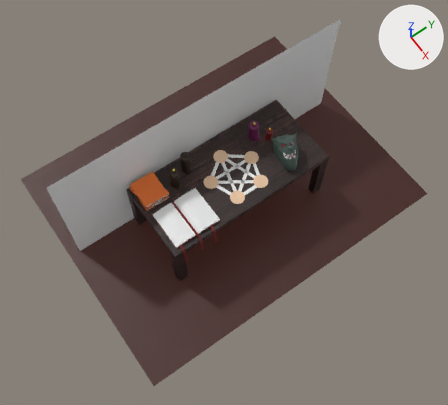
What one commit did to the Blender file Assets/Models/Tisch-Scene.blend.
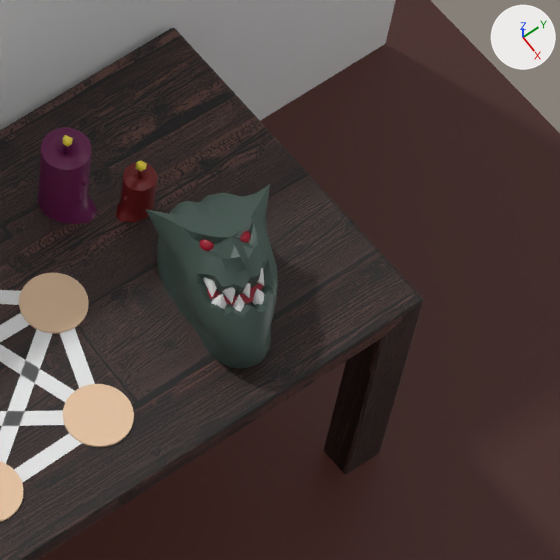
Each version is shown whole from a 50 mm lens placed at (12.03, -9.07, 26.31), pointed at (0.68, -0.99, -1.05), then close up on the part from 54% to 80% of the width and 23% to 52% of the height. Every picture has the same lights, and +X, +Y and +Z are marked at upper right.

Objects in the first close-up: 'Boden', 'Eyeball', 'Eyeball.001', 'Fläche', 'Gargoyle', 'Kerze Lila', 'Kerze Rot', 'Kreide.001', 'Kreide.005', 'Kreide.009', 'Mouth', 'Runeplate 3', 'Runeplate 5', 'Runplate 4', 'Tisch', 'Zahn1', 'Zahn2', 'Zahn3', 'Zahn4', 'Zahn5', 'Zahn6', 'Zahn7'.
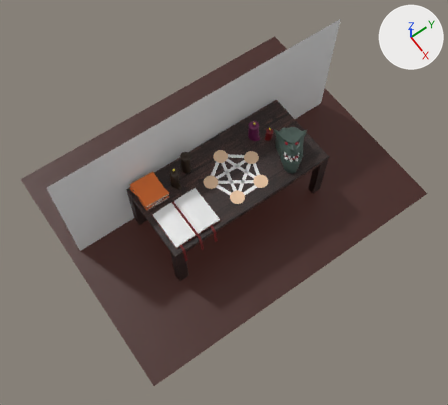
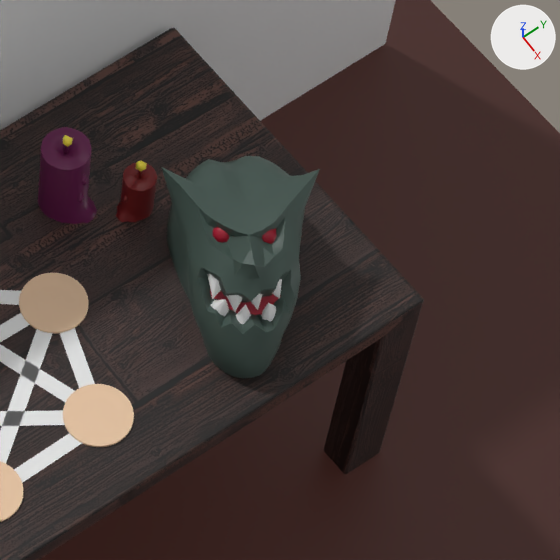
Edits to the bpy script that builds the scene:
```text
Change ob_gargoyle:
    ob_gargoyle.location: (0.85, 2.75, 0.3) -> (0.8, 3.03, 0.24)
    ob_gargoyle.rotation_euler: (0.0, -0.889, -0.353) -> (-0.0119, -0.678, -0.563)  # degrees (0, -51, -20) -> degrees (-0.7, -39, -32)
    ob_gargoyle.scale: (1.0, 0.752, 0.926) -> (1.24, 0.933, 1.15)
Change ob_mouth:
    add ob_mouth.parent = ob_gargoyle
    add ob_mouth.matrix_parent_inverse = Matrix(((0.438, -0.281, 0.616, 0.347), (0.48, 0.954, 0.0931, -3.295), (-0.618, 0.257, 0.557, -0.415), (0.0, 0.0, 0.0, 1.0)))
    ob_mouth.location: (1.063, 2.52, 0.944) -> (1.016, 2.648, 1.021)
    ob_mouth.rotation_euler: (0.295, 0.343, -0.228) -> (0.389, 0.345, -0.309)  # degrees (17, 20, -13) -> degrees (22, 20, -18)
    ob_mouth.scale: (0.346, 0.324, 0.917) -> (0.429, 0.402, 1.14)
Change ob_eyeball:
    add ob_eyeball.parent = ob_gargoyle
    add ob_eyeball.matrix_parent_inverse = Matrix(((0.438, -0.281, 0.616, 0.347), (0.48, 0.954, 0.0931, -3.295), (-0.618, 0.257, 0.557, -0.415), (0.0, 0.0, 0.0, 1.0)))
Change ob_eyeball_001:
    add ob_eyeball_001.parent = ob_gargoyle
    add ob_eyeball_001.matrix_parent_inverse = Matrix(((0.438, -0.281, 0.616, 0.347), (0.48, 0.954, 0.0931, -3.295), (-0.618, 0.257, 0.557, -0.415), (0.0, 0.0, 0.0, 1.0)))
    ob_eyeball_001.location: (0.894, 2.774, 1.153) -> (0.837, 2.962, 1.303)
    ob_eyeball_001.rotation_euler: (0.0, 0.0, 0.0) -> (0.0868, -0.0161, -0.114)  # degrees (0, 0, 0) -> degrees (5, -0.9, -6.5)
    ob_eyeball_001.scale: (0.103, 0.103, 0.103) -> (0.127, 0.127, 0.127)
Change ob_zahn1:
    add ob_zahn1.parent = ob_gargoyle
    add ob_zahn1.matrix_parent_inverse = Matrix(((0.438, -0.281, 0.616, 0.347), (0.48, 0.954, 0.0931, -3.295), (-0.618, 0.257, 0.557, -0.415), (0.0, 0.0, 0.0, 1.0)))
    ob_zahn1.location: (1.228, 2.272, 0.883) -> (1.187, 2.326, 0.924)
    ob_zahn1.rotation_euler: (-0.218, -0.0308, 0.123) -> (-0.134, -0.0573, 0.00676)  # degrees (-12, -1.8, 7) -> degrees (-7.7, -3.3, 0.4)
    ob_zahn1.scale: (0.431, 0.431, 0.431) -> (0.534, 0.534, 0.534)
Change ob_zahn2:
    add ob_zahn2.parent = ob_gargoyle
    add ob_zahn2.matrix_parent_inverse = Matrix(((0.438, -0.281, 0.616, 0.347), (0.48, 0.954, 0.0931, -3.295), (-0.618, 0.257, 0.557, -0.415), (0.0, 0.0, 0.0, 1.0)))
    ob_zahn2.location: (1.426, 2.608, 0.923) -> (1.475, 2.707, 1.013)
    ob_zahn2.scale: (0.431, 0.431, 0.431) -> (0.534, 0.534, 0.534)
Change ob_zahn3:
    add ob_zahn3.parent = ob_gargoyle
    add ob_zahn3.matrix_parent_inverse = Matrix(((0.438, -0.281, 0.616, 0.347), (0.48, 0.954, 0.0931, -3.295), (-0.618, 0.257, 0.557, -0.415), (0.0, 0.0, 0.0, 1.0)))
Change ob_zahn4:
    add ob_zahn4.parent = ob_gargoyle
    add ob_zahn4.matrix_parent_inverse = Matrix(((0.438, -0.281, 0.616, 0.347), (0.48, 0.954, 0.0931, -3.295), (-0.618, 0.257, 0.557, -0.415), (0.0, 0.0, 0.0, 1.0)))
    ob_zahn4.location: (1.243, 2.379, 0.933) -> (1.219, 2.45, 0.997)
    ob_zahn4.scale: (0.431, 0.431, 0.431) -> (0.534, 0.534, 0.534)
Change ob_zahn5:
    add ob_zahn5.parent = ob_gargoyle
    add ob_zahn5.matrix_parent_inverse = Matrix(((0.438, -0.281, 0.616, 0.347), (0.48, 0.954, 0.0931, -3.295), (-0.618, 0.257, 0.557, -0.415), (0.0, 0.0, 0.0, 1.0)))
Change ob_zahn6:
    add ob_zahn6.parent = ob_gargoyle
    add ob_zahn6.matrix_parent_inverse = Matrix(((0.438, -0.281, 0.616, 0.347), (0.48, 0.954, 0.0931, -3.295), (-0.618, 0.257, 0.557, -0.415), (0.0, 0.0, 0.0, 1.0)))
    ob_zahn6.location: (1.292, 2.701, 1.002) -> (1.321, 2.831, 1.117)
    ob_zahn6.rotation_euler: (2.445, 0.566, 2.329) -> (2.363, 0.512, 2.174)  # degrees (140, 32, 133) -> degrees (135, 29, 125)
    ob_zahn6.scale: (0.431, 0.431, 0.431) -> (0.534, 0.534, 0.534)
Change ob_zahn7:
    add ob_zahn7.parent = ob_gargoyle
    add ob_zahn7.matrix_parent_inverse = Matrix(((0.438, -0.281, 0.616, 0.347), (0.48, 0.954, 0.0931, -3.295), (-0.618, 0.257, 0.557, -0.415), (0.0, 0.0, 0.0, 1.0)))
    ob_zahn7.location: (1.076, 2.284, 0.927) -> (1.0, 2.358, 0.975)
    ob_zahn7.rotation_euler: (4.186, 0.844, 3.649) -> (4.077, 0.897, 3.453)  # degrees (240, 48, 209) -> degrees (234, 51, 198)
    ob_zahn7.scale: (0.431, 0.431, 0.431) -> (0.534, 0.534, 0.534)
```

Location of each change, [x1, y1, x2, y2] in pixels of the close-ups (560 x 560 px):
'Gargoyle', moved, turned, rescaled
    before: [146, 184, 278, 368]
    after: [161, 156, 320, 378]
'Mouth', moved, turned, rescaled
    before: [207, 283, 265, 305]
    after: [210, 289, 281, 315]
'Zahn2', moved, turned, rescaled
    before: [252, 289, 264, 305]
    after: [261, 303, 276, 321]
'Eyeball', moved, turned, rescaled
    before: [200, 240, 214, 251]
    after: [213, 227, 229, 242]
'Zahn3', moved, turned, rescaled
    before: [233, 295, 245, 311]
    after: [236, 304, 251, 324]
'Eyeball.001', moved, turned, rescaled
    before: [240, 231, 251, 243]
    after: [262, 228, 277, 244]
'Zahn1', moved, turned, rescaled
    before: [211, 294, 227, 309]
    after: [211, 299, 229, 317]
'Zahn7', moved, turned, rescaled
    before: [203, 277, 217, 297]
    after: [207, 274, 221, 299]
'Zahn4', moved, turned, rescaled
    before: [222, 288, 235, 304]
    after: [226, 295, 242, 312]
'Zahn5', moved, turned, rescaled
    before: [243, 283, 250, 298]
    after: [251, 294, 263, 310]
'Zahn6', moved, turned, rescaled
    before: [257, 268, 264, 285]
    after: [272, 279, 282, 299]
